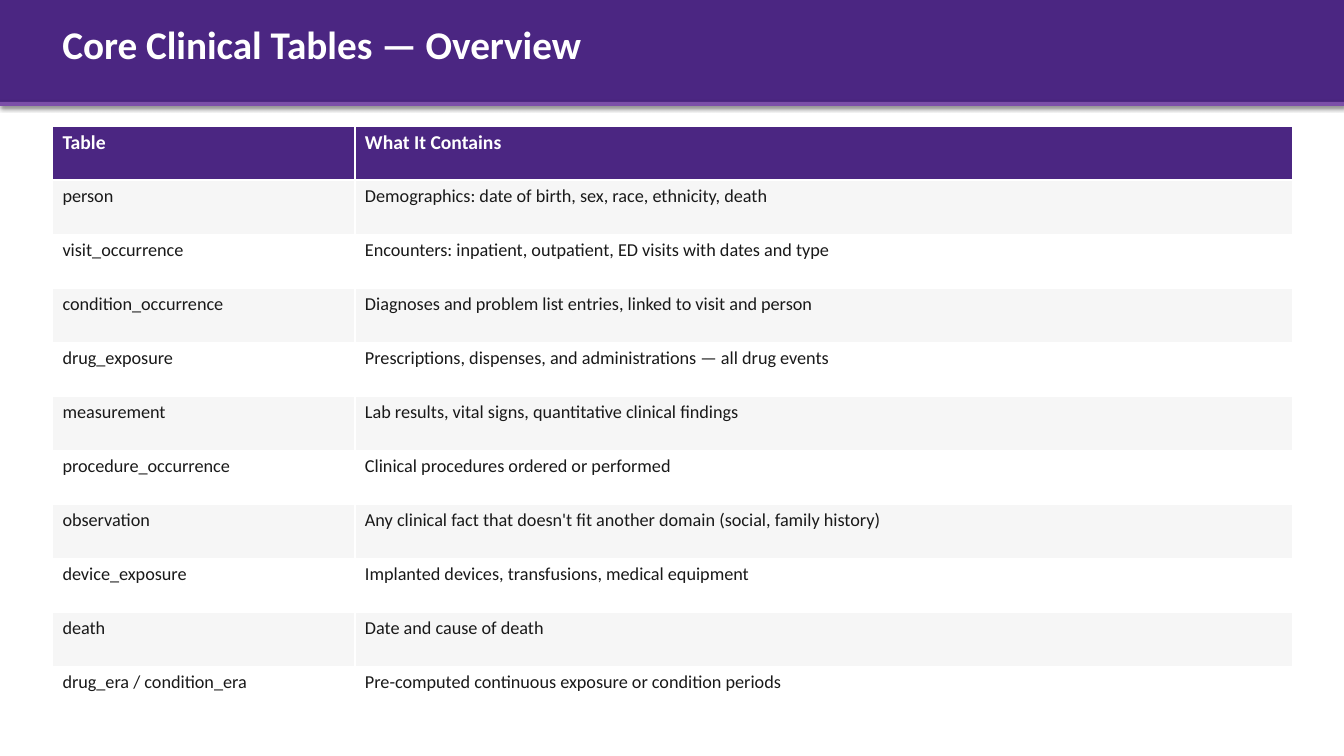
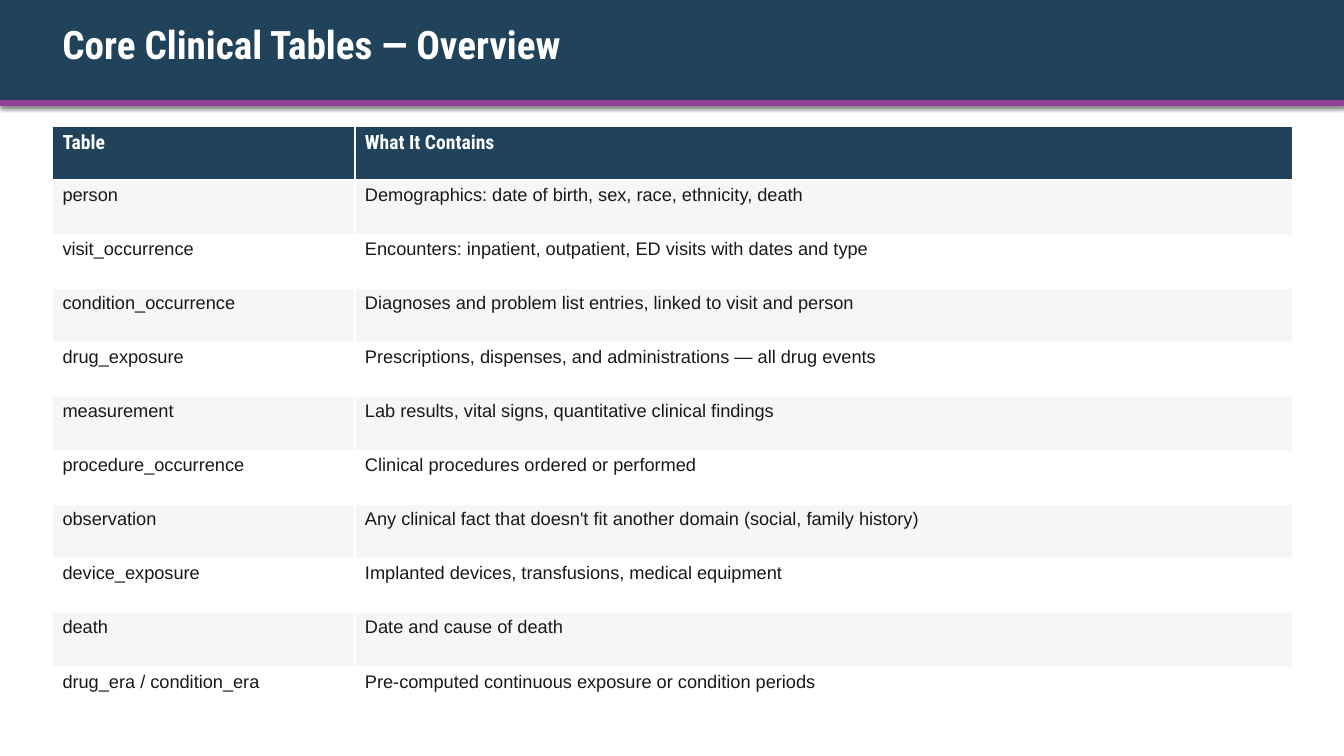
Before and after one commit to ALSTDI/ALS-RWE, a slide deck: slide 12 of docs/free-rwe-resources/train-the-trainer/training/day-01-omop-cdm/kit/Instructor-Deck-with-Notes.pptx (slide 7 before the commit). Drawn at 1344x756 pixels with LibreOffice and Linux fonts; fonts in the diff are those of the drawing. Boxes give left, top, right and bottom in pixels: in the first picture for what was removed or moved away, otherwise in the second. Text is boxed around its words. In the diff, an @@ line names an element or a change of style, - is before the commit and + after.

```diff
--- a/docs/free-rwe-resources/train-the-trainer/training/day-01-omop-cdm/kit/Instructor-Deck-with-Notes.pptx
+++ b/docs/free-rwe-resources/train-the-trainer/training/day-01-omop-cdm/kit/Instructor-Deck-with-Notes.pptx
@@ rectangle at (x1=0, y1=0, x2=1344, y2=106): fill #4B2682 to #20425A @@
@@ text "Core Clinical Tables — Overview" at (x1=62, y1=29, x2=560, y2=60): font Calibri to Roboto Condensed @@
@@ rectangle at (x1=0, y1=100, x2=1344, y2=106): fill #7B4FA8 to #904199 @@
@@ table at (x1=52, y1=126, x2=1293, y2=721) @@
@@ fill #4B2682 to #20425A in row 1 @@
@@ font Calibri to Roboto Condensed in "Table", "What It Contains" @@
@@ font Calibri to Arial @@
```
Also in this commit, not shown: 17 other slides changed, 6 slides added, 11 other files.
